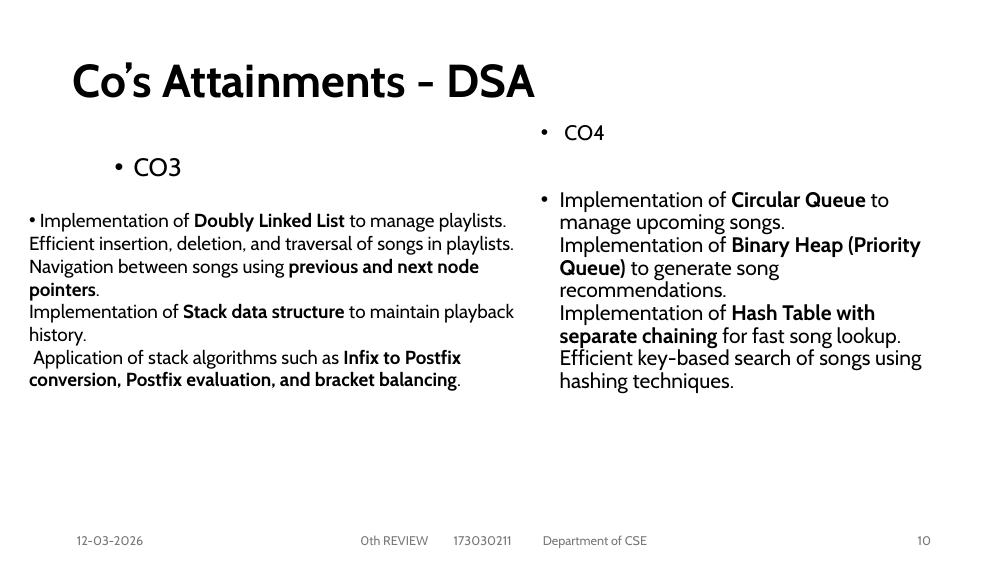
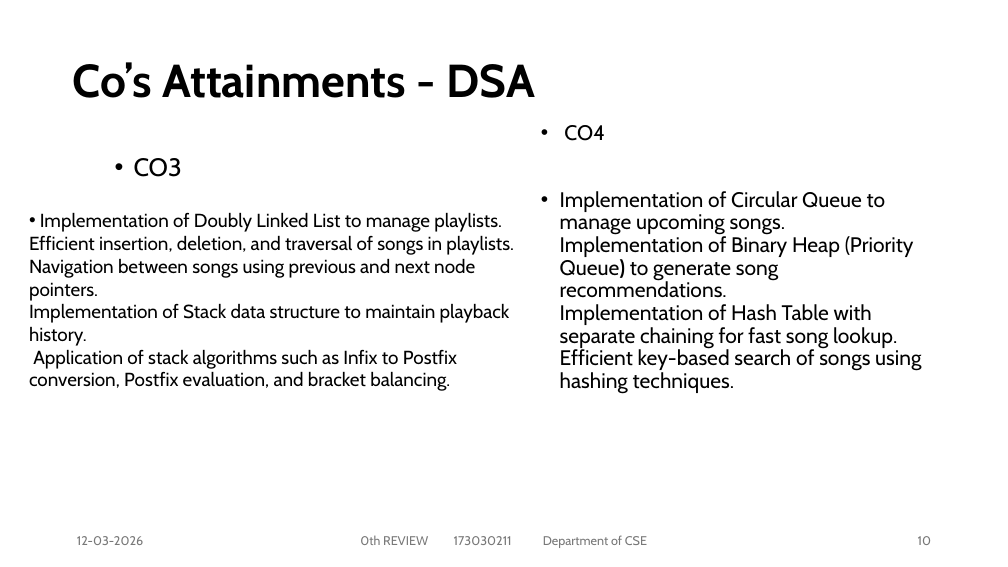
Before and after one commit to SujitVakkalanka1/OMSR-DSA, a slide deck: slide 10 of Offline Music Search and retrieval Studio.pptx. Drawn at 1008x567 pixels with LibreOffice and Linux fonts; fonts in the diff are those of the drawing. Boxes give left, top, right and bottom in pixels: in the first picture for what was removed or moved away, otherwise in the second. Text is boxed around its words. In the diff, an @@ line names an element or a change of style, - is before the commit and + after.

```diff
--- a/Offline Music Search and retrieval Studio.pptx
+++ b/Offline Music Search and retrieval Studio.pptx
@@ text "Implementation of Doubly Linked List ..." at bbox=[29, 212, 514, 391]: bold off in "Doubly Linked List previous and next node ..." @@
@@ text at bbox=[560, 191, 921, 394]: bold off in "Circular Queue Binary Heap (Priority Queue) Hash ..." @@
```
Also in this commit, not shown: 2 other slides changed, 1 slide added, 16 other files.
